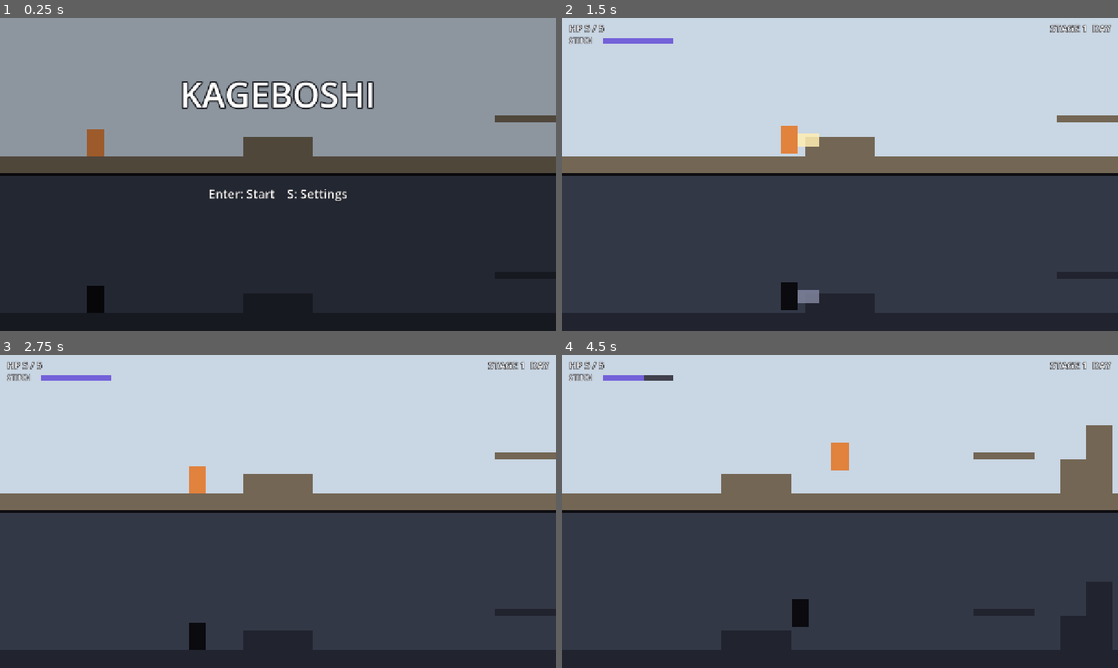
Above: before the commit, frames 1-4 (two rows, left to right).
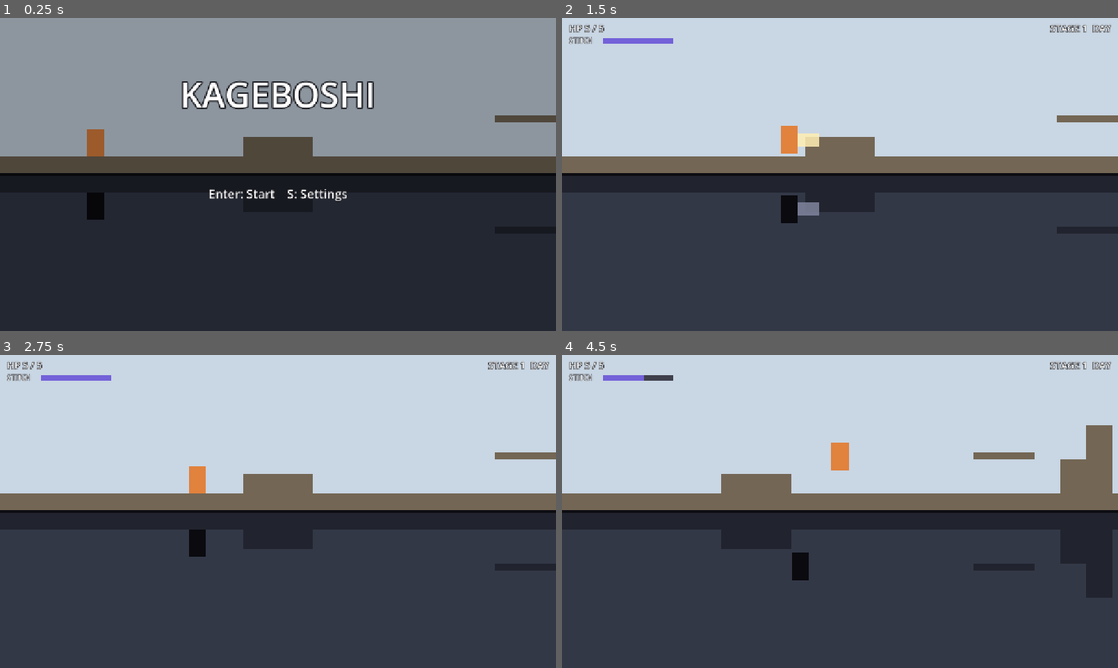
Above: after the commit, the same moments.

Repository: bannzai/kageboshi
Game: Godot game, scene res://scenes/main.tscn
Same seed, same stepped clock (60 frames per second), same inputs: the game is played once before the commit and once after it.
Inputs (mouse positions are in pixels of both pictures, inside the frame that each line leads up to):
- Up to frame 1 (0.25 s): no input
- Up to frame 2 (1.5 s): tap Enter (confirm) at 0.5 s; move the mouse to (962, 158) at 0.52 s; hold Right (move_right) from 0.53 s (still down); tap J (attack) at 0.6, 1.35 s; click (962, 158) at 0.67 s; tap Space (jump) at 0.77 s; move the mouse to (728, 190) at 1.27 s
- Up to frame 3 (2.75 s): tap Space (jump) at 1.52 s; move the mouse to (333, 442) at 2.02 s; release Right (move_right) at 2.03 s; hold Left (move_left) from 2.03 s (still down); tap Enter (confirm) at 2.1 s; tap J (attack) at 2.3 s
- Up to frame 4 (4.5 s): move the mouse to (812, 574) at 2.77 s; release Left (move_left) at 2.78 s; hold Right (move_right) 2.78-4.28 s; tap L (pin_hero) at 2.85 s; click (812, 574) at 2.92 s; tap Space (jump) at 3.02, 3.77 s; tap J (attack) at 3.05, 3.8 s; move the mouse to (1006, 558) at 3.52 s; hold K (pin_shadow) 3.53-4.28 s; move the mouse to (673, 464) at 4.27 s; hold Left (move_left) from 4.28 s (still down); tap I (pull_shadow) at 4.35 s

The runs differ from the first frame. In frame 1, 0.5% of the frame differs, in the area x 15-19%, y 55-95%; in frame 2, 14%; in frame 3, 14%; in frame 4, 16%, in the area x 0-100%, y 50-100%.

Commit message:
下の画面を仕切り線を軸に上下逆さまに描く
下の画面に描くもの (地形・反転区間の予兆・敵・影) を BottomLane にまとめ、
親の変換 (scale.y = -1、y = 3 * SCREEN_HEIGHT) で描画だけを上下反転する。
判定の座標 (影の位置・体の矩形・攻撃の範囲・敵の位置) は変えない。

integration に、影の体と下の画面の地形が画面上で上の画面と仕切り線をはさんで
上下対称に映ることの検証を足し、ノードのパスの変更に合わせる。

Diff:
--- a/scenes/main.tscn
+++ b/scenes/main.tscn
@@ -32,9 +32,6 @@
 
 [node name="TopTerrain" type="Node2D" parent="."]
 
-[node name="BottomTerrain" type="Node2D" parent="."]
-position = Vector2(0, 360)
-
 [node name="Lights" type="Node2D" parent="."]
 
 [node name="Goal" type="ColorRect" parent="."]
@@ -74,15 +71,24 @@
 mouse_filter = 2
 color = Color(0.25, 0.25, 0.3, 1)
 
-[node name="Shadow" type="Node2D" parent="."]
-
-[node name="Body" type="ColorRect" parent="Shadow"]
+[node name="BottomLane" type="Node2D" parent="."]
+
+[node name="BottomTerrain" type="Node2D" parent="BottomLane"]
+position = Vector2(0, 360)
+
+[node name="BottomLights" type="Node2D" parent="BottomLane"]
+
+[node name="Enemies" type="Node2D" parent="BottomLane"]
+
+[node name="Shadow" type="Node2D" parent="BottomLane"]
+
+[node name="Body" type="ColorRect" parent="BottomLane/Shadow"]
 offset_right = 40.0
 offset_bottom = 64.0
 mouse_filter = 2
 color = Color(0.04, 0.04, 0.06, 1)
 
-[node name="Attack" type="ColorRect" parent="Shadow"]
+[node name="Attack" type="ColorRect" parent="BottomLane/Shadow"]
 visible = false
 offset_left = 40.0
 offset_top = 16.0
@@ -91,7 +97,7 @@
 mouse_filter = 2
 color = Color(0.5, 0.52, 0.62, 0.85)
 
-[node name="Needle" type="ColorRect" parent="Shadow"]
+[node name="Needle" type="ColorRect" parent="BottomLane/Shadow"]
 visible = false
 offset_left = 18.0
 offset_top = 40.0
--- a/scripts/dev/integration.gd
+++ b/scripts/dev/integration.gd
@@ -5,7 +5,8 @@
 ## 最初の位置からゴールに着けること、ステージクリアから次のステージへ進むこと、光源をまたいだ反転区間で影の左右の
 ## 動きと攻撃の向きが逆になり、光源の高さで伸び縮みすること、影縫い・ゲージ切れ・引き寄せで上下がずれて同期に
 ## 戻ること、クリアしたステージの保存、設定画面での音量とキー割り当ての変更と保存、BGM がプレイ中の間だけ鳴って
-## ポーズ・ゲームオーバーで止まることと、攻撃・ダメージ・同期ボーナス・影縫いで効果音が鳴ることを検証する。
+## ポーズ・ゲームオーバーで止まることと、攻撃・ダメージ・同期ボーナス・影縫いで効果音が鳴ること、下の画面 (影・地形) が
+## 仕切り線をはさんで上の画面と上下対称に描かれることを検証する。
 ## 実行方法は AGENTS.md を参照。
 ## 保存データはプレイヤーのもの (user://) を書き換えないよう SAVE_TEST_PATH に書き、最後に消す。
 ## 失敗したら quit(1) で終わる。
@@ -18,6 +19,8 @@
 const StageBgm := preload("res://scripts/stage_bgm.gd")
 ## 光源の高さから影の倍率を求める計算
 const Light := preload("res://scripts/light.gd")
+## メインシーンのスクリプト (上の画面の高さ = 仕切り線の y)
+const Main := preload("res://scripts/main.gd")
 ## 主人公のスクリプト (体の大きさ)
 const Hero := preload("res://scripts/hero.gd")
 ## 敵のスクリプト (体力)
@@ -431,11 +434,11 @@
 	_check(not sync_sound.playing, "効果音: 上の画面だけに当てた時は同期ボーナスの効果音が鳴らない")
 
 	await _wait_physics_frames(20)
-	_check(not main.get_node("Shadow/Attack").visible, "攻撃: 攻撃が終われば影の攻撃も消える")
+	_check(not main.get_node("BottomLane/Shadow/Attack").visible, "攻撃: 攻撃が終われば影の攻撃も消える")
 	main.spawn_enemy(Combat.Lane.TOP, front_x, Stage.GROUND_Y, 0.0)
 	main.spawn_enemy(Combat.Lane.BOTTOM, front_x, Stage.GROUND_Y, 0.0)
 	await _press_attack()
-	_check(main.get_node("Shadow/Attack").visible, "攻撃: 同期中は影も同じ攻撃をする")
+	_check(main.get_node("BottomLane/Shadow/Attack").visible, "攻撃: 同期中は影も同じ攻撃をする")
 	_check(_living_enemy_count(main) == 0, "同期: 上下で同時に当てた攻撃 1 回で上下の敵が倒れる")
 	_check(
 		not main.get_tree().get_nodes_in_group("sync_effect").is_empty(),
@@ -502,7 +505,7 @@
 		var width: float = light["zone"] * Light.shadow_scale(light["height"])
 		var band: Rect2 = Rect2(light["x"] - width, main.SCREEN_HEIGHT, width, Stage.GROUND_Y)
 		var found: bool = false
-		for child: Node in main.get_node("Lights").get_children():
+		for child: Node in main.get_node("BottomLane/BottomLights").get_children():
 			found = found or (
 				child is ColorRect and Rect2(child.position, child.size).is_equal_approx(band)
 			)
@@ -514,7 +517,8 @@
 ## 下の画面の敵に当たる。反転区間を抜けると影が主人公の真下に戻る
 func _check_light_reversal(main: Node2D, light: Dictionary) -> void:
 	var hero: Hero = main.get_node("Hero")
-	var shadow: Node2D = main.get_node("Shadow")
+	var shadow: Node2D = main.get_node("BottomLane/Shadow")
+	var shadow_body: ColorRect = main.get_node("BottomLane/Shadow/Body")
 	var label: String = "光源 (%s の x = %d)" % [main.stage.title, int(light["x"])]
 	var scale: float = Light.shadow_scale(light["height"])
 	hero.position = Vector2(light["x"] - 80.0 - Hero.SIZE.x / 2.0, Stage.GROUND_Y - Hero.SIZE.y)
@@ -534,8 +538,16 @@
 		"%s: 影の移動量は主人公の移動量に光源の倍率を掛けた量" % label
 	)
 	_check(
-		is_equal_approx(main.get_node("Shadow/Body").size.y, Hero.SIZE.y * scale),
+		is_equal_approx(shadow_body.size.y, Hero.SIZE.y * scale),
 		"%s: 影の見た目の長さが光源の倍率の分だけ伸び縮みする" % label
+	)
+	var drawn: Rect2 = _drawn_rect(shadow_body)
+	_check(
+		(
+			is_equal_approx(drawn.position.y, _mirrored(_drawn_rect(hero.get_node("Body"))).position.y)
+			and is_equal_approx(drawn.size.y, Hero.SIZE.y * scale)
+		),
+		"%s: 伸び縮みした影も主人公の足元と仕切り線をはさんで対称な足元から下へ伸びて描かれる" % label
 	)
 	var band: Rect2 = main.shadow_reverse_range(light)
 	var shadow_center: float = shadow.position.x + Hero.SIZE.x / 2.0
@@ -548,7 +560,7 @@
 		Combat.Lane.BOTTOM, shadow.position.x - Enemy.SIZE.x - 4.0, Stage.GROUND_Y, 0.0
 	)
 	await _press_attack()
-	var attack: ColorRect = main.get_node("Shadow/Attack")
+	var attack: ColorRect = main.get_node("BottomLane/Shadow/Attack")
 	_check(attack.visible, "%s: 反転区間でも影が攻撃する" % label)
 	_check(
 		attack.global_position.x + attack.size.x <= shadow.global_position.x + POSITION_TOLERANCE,
@@ -572,14 +584,14 @@
 	)
 	_check_synced(main, label + " の反転区間を抜けた後")
 	_check(
-		main.get_node("Shadow/Body").size == Hero.SIZE,
+		shadow_body.size == Hero.SIZE,
 		"%s: 反転区間を抜けると影の見た目の長さが主人公と同じに戻る" % label
 	)
 
 
 ## 出現済みの敵をすべて消す (光源の検証で、位置を移した主人公・影に敵が触れないようにする)
 func _clear_enemies(main: Node2D) -> void:
-	for enemy: Node in main.get_node("Enemies").get_children():
+	for enemy: Node in _enemies(main):
 		enemy.queue_free()
 
 
@@ -607,8 +619,8 @@
 ## 縫い止め続けるとゲージが切れて解除される
 func _check_stitch_and_pull(main: Node2D, game_state: Node) -> void:
 	var hero: Hero = main.get_node("Hero")
-	var shadow: Node2D = main.get_node("Shadow")
-	var shadow_needle: CanvasItem = main.get_node("Shadow/Needle")
+	var shadow: Node2D = main.get_node("BottomLane/Shadow")
+	var shadow_needle: CanvasItem = main.get_node("BottomLane/Shadow/Needle")
 	var hero_needle: CanvasItem = main.get_node("Hero/Needle")
 	hero.position = hero_start
 	hero.velocity = Vector2.ZERO
@@ -744,10 +756,17 @@
 ## 倒れて消える途中のものを除いた敵の数
 func _living_enemy_count(main: Node2D) -> int:
 	var count: int = 0
-	for enemy: Node in main.get_node("Enemies").get_children():
+	for enemy: Node in _enemies(main):
 		if not enemy.is_queued_for_deletion():
 			count += 1
 	return count
+
+
+## 上の画面と下の画面の敵
+func _enemies(main: Node2D) -> Array[Node]:
+	var enemies: Array[Node] = main.get_node("Enemies").get_children()
+	enemies.append_array(main.get_node("BottomLane/Enemies").get_children())
+	return enemies
 
 
 ## 平らな地面での左右移動とジャンプ
@@ -829,7 +848,7 @@
 ## 高い地形 (壁の上) から跳んでも主人公は上の画面の上端を越えず、影は下の画面からはみ出さない
 func _check_ceiling(main: Node2D) -> void:
 	var hero: Hero = main.get_node("Hero")
-	var shadow: Node2D = main.get_node("Shadow")
+	var shadow: Node2D = main.get_node("BottomLane/Shadow")
 	hero.position = Vector2(WALL.position.x + 10.0, WALL.position.y - Hero.SIZE.y)
 	hero.velocity = Vector2.ZERO
 	await _wait_physics_frames(3)
@@ -850,31 +869,46 @@
 	)
 	_check(
 		highest_shadow > main.SCREEN_HEIGHT - POSITION_TOLERANCE,
-		"天井: 影が下の画面の上端を越えて上の画面に入らない"
-	)
-
-
-## 影は主人公から上の画面 1 つ分だけ下にいて、画面上の位置も同じ横位置・上の画面 1 つ分下にある。
-## 影の足元は下の画面の地形の上にある
+		"天井: 影が下の画面の下端を越えて画面の外に出ない"
+	)
+
+
+## 影は主人公から上の画面 1 つ分だけ下にいる (判定の座標)。画面上では影の体が主人公の真下に、主人公の体と仕切り線を
+## はさんで上下対称に映る (足元を仕切り線の側に向け、そこから下へ伸びる)
 func _check_synced(main: Node2D, label: String) -> void:
 	var hero: Node2D = main.get_node("Hero")
-	var shadow: Node2D = main.get_node("Shadow")
+	var shadow: Node2D = main.get_node("BottomLane/Shadow")
 	var offset: Vector2 = Vector2(0.0, main.SCREEN_HEIGHT)
 	_check(shadow.position == hero.position + offset, "%s: 影が主人公と同じ位置 (下の画面) にいる" % label)
-	var hero_on_screen: Vector2 = hero.get_global_transform_with_canvas().origin
-	var shadow_on_screen: Vector2 = shadow.get_global_transform_with_canvas().origin
-	_check(
-		shadow_on_screen.is_equal_approx(hero_on_screen + offset),
-		"%s: 画面上でも影が主人公の真下 (上の画面 1 つ分下) に映る" % label
-	)
+	var hero_on_screen: Rect2 = _drawn_rect(hero.get_node("Body"))
+	var shadow_on_screen: Rect2 = _drawn_rect(shadow.get_node("Body"))
+	_check(
+		shadow_on_screen.is_equal_approx(_mirrored(hero_on_screen)),
+		"%s: 画面上で影の体が主人公の体と仕切り線をはさんで上下対称に映る" % label
+	)
+	_check(
+		shadow_on_screen.position.y >= Main.SCREEN_HEIGHT,
+		"%s: 画面上で影の体が仕切り線より下に、足元から下へ伸びて映る" % label
+	)
+
+
+## control の画面上の矩形。上下反転した親の下でも、大きさが正の矩形で返す
+func _drawn_rect(control: Control) -> Rect2:
+	return control.get_global_transform_with_canvas() * Rect2(Vector2.ZERO, control.size)
+
+
+## 画面上の矩形 rect を仕切り線 (y = Main.SCREEN_HEIGHT) を軸に上下反転した矩形
+func _mirrored(rect: Rect2) -> Rect2:
+	return Rect2(rect.position.x, Main.SCREEN_HEIGHT * 2.0 - rect.end.y, rect.size.x, rect.size.y)
 
 
 ## 上の画面の地形は stage の地形 (Stage.terrain()) と同じ位置・大きさで、下の画面の地形は上の画面の地形と同じ形で
-## 上の画面 1 つ分だけ下にある
+## 上の画面 1 つ分だけ下にあり (判定の座標)、画面上では上の画面の地形を仕切り線で上下反転した位置に映る
 func _check_terrain_mirrored(main: Node2D, stage: Stage) -> void:
 	var terrain: Array[Rect2] = stage.terrain()
 	var top: Array[Node] = main.get_node("TopTerrain").get_children()
-	var bottom: Array[Node] = main.get_node("BottomTerrain").get_children()
+	var bottom_terrain: Node2D = main.get_node("BottomLane/BottomTerrain")
+	var bottom: Array[Node] = bottom_terrain.get_children()
 	_check(
 		top.size() == terrain.size(), "地形 (%s): 上の画面にステージの地形の数だけ地形がある" % stage.title
 	)
@@ -888,8 +922,15 @@
 			"地形 (%s の %d 番目): 上の画面の地形がステージの地形の位置・大きさにある" % [stage.title, i]
 		)
 		_check(
-			bottom_rect.global_position == body.global_position + Vector2(0.0, main.SCREEN_HEIGHT),
+			(
+				bottom_terrain.position + bottom_rect.position
+				== body.global_position + Vector2(0.0, main.SCREEN_HEIGHT)
+			),
 			"地形 (%s の %d 番目): 下の画面の地形が上の画面の地形の真下にある" % [stage.title, i]
+		)
+		_check(
+			_drawn_rect(bottom_rect).is_equal_approx(_mirrored(_drawn_rect(top_rect))),
+			"地形 (%s の %d 番目): 下の画面の地形が上の画面の地形と仕切り線をはさんで上下対称に映る" % [stage.title, i]
 		)
 		_check(
 			bottom_rect.size == top_rect.size, "地形 (%s の %d 番目): 上下の地形が同じ大きさ" % [stage.title, i]
--- a/scripts/dev/screenshot.gd
+++ b/scripts/dev/screenshot.gd
@@ -292,7 +292,7 @@
 		quit(1)
 		return false
 	await _hold_keys([KEY_J], 1)
-	if not main.get_node("Shadow/Attack").visible:
+	if not main.get_node("BottomLane/Shadow/Attack").visible:
 		push_error("影の攻撃が表示されていない: %s" % path)
 		quit(1)
 		return false
@@ -305,8 +305,9 @@
 	hero.position = Vector2(center_x - Hero.SIZE.x / 2.0, Stage.GROUND_Y - Hero.SIZE.y)
 	hero.velocity = Vector2.ZERO
 	await _wait_physics_frames(3)
-	for enemy: Node in main.get_node("Enemies").get_children():
-		enemy.queue_free()
+	for parent: String in ["Enemies", "BottomLane/Enemies"]:
+		for enemy: Node in main.get_node(parent).get_children():
+			enemy.queue_free()
 	await _wait_physics_frames(1)
 
 
--- a/scripts/main.gd
+++ b/scripts/main.gd
@@ -1,6 +1,7 @@
 extends Node2D
 ## 上下 2 画面の横スクロール。上の画面に主人公と地形、下の画面に影と同じ形の地形を置き、
-## 1 台のカメラで上下を同じ横スクロール量で映す。影は主人公と同じ動き・同じ攻撃をし、光源をまたいだ先の反転区間でだけ
+## 1 台のカメラで上下を同じ横スクロール量で映す。下の画面は仕切り線を軸に上下逆さまに描き、主人公と影が足元を
+## 向かい合わせる (bottom_lane)。影は主人公と同じ動き・同じ攻撃をし、光源をまたいだ先の反転区間でだけ
 ## 左右の動きが逆になり、光源の高さで伸び縮みする (scripts/light.gd)。
 ## 影縫いで影か主人公を縫い止めると上下の位置がずれ、引き寄せで同期に戻る (scripts/shadow_stitch.gd)。
 ## 敵は上下どちらの画面にも出て、主人公・影のどちらが触れても共有の体力 (GameState) が減る。
@@ -33,8 +34,8 @@
 ## 敵のシーン
 const ENEMY_SCENE: PackedScene = preload("res://scenes/enemy.tscn")
 
-## 上の画面 1 つ分の高さ。project.godot の viewport (1280x720) を上下に 2 等分した値。
-## 下の画面の影・地形・敵は、上の画面のものからこの分だけ下にずらして置く
+## 上の画面 1 つ分の高さ。project.godot の viewport (1280x720) を上下に 2 等分した値で、仕切り線の y でもある。
+## 下の画面の影・地形・敵の判定の座標は、上の画面のものからこの分だけ下にずらした値 (描画の座標は bottom_lane)
 const SCREEN_HEIGHT: float = 360.0
 ## 画面の幅。project.godot の viewport の幅と同じ値
 const SCREEN_WIDTH: float = 1280.0
@@ -111,14 +112,20 @@
 @onready var save_data: SaveDataScript = get_node("/root/SaveData")
 ## 上の画面の主人公
 @onready var hero: Hero = $Hero
+## 下の画面に描くもの (地形・反転区間の予兆・敵・影) の親。子の位置は判定の座標 (上の画面の座標から SCREEN_HEIGHT
+## だけ下) のまま置き、この親の変換 (_ready() で y を反転して 3 * SCREEN_HEIGHT だけ下へ動かす) で描画の座標へ写す。
+## 判定の y が SCREEN_HEIGHT + h (上の画面の y = h) のものは描画の y = 2 * SCREEN_HEIGHT - h に描かれ、上の画面を
+## 仕切り線 (y = SCREEN_HEIGHT) で上下反転した位置になる (主人公の足元の y = 320 と影の足元の描画の y = 400 が
+## 仕切り線をはさんで向かい合う)。x は反転しない
+@onready var bottom_lane: Node2D = $BottomLane
 ## 下の画面の影。位置は _sync_shadow() で主人公とずれから導く
-@onready var shadow: Node2D = $Shadow
+@onready var shadow: Node2D = $BottomLane/Shadow
 ## 影の体の見た目。高さは光源の倍率で伸び縮みする
-@onready var shadow_body: ColorRect = $Shadow/Body
+@onready var shadow_body: ColorRect = $BottomLane/Shadow/Body
 ## 影の攻撃の見た目。主人公の攻撃から導く
-@onready var shadow_attack: ColorRect = $Shadow/Attack
+@onready var shadow_attack: ColorRect = $BottomLane/Shadow/Attack
 ## 影を縫い止めている間に影の足元に刺す針の見た目
-@onready var shadow_needle: ColorRect = $Shadow/Needle
+@onready var shadow_needle: ColorRect = $BottomLane/Shadow/Needle
 ## 主人公を縫い止めている間に主人公の足元に刺す針の見た目
 @onready var hero_needle: ColorRect = $Hero/Needle
 ## 上下の画面を同じスクロール量で映すカメラ
@@ -126,11 +133,13 @@
 ## 上の画面の地形 (当たり判定と見た目) を入れる親
 @onready var top_terrain: Node2D = $TopTerrain
 ## 下の画面の地形 (見た目だけ) を入れる親。上の画面 1 つ分下にずらしてある
-@onready var bottom_terrain: Node2D = $BottomTerrain
-## 光源と反転区間の予兆 (見た目だけ) を入れる親
+@onready var bottom_terrain: Node2D = $BottomLane/BottomTerrain
+## 上の画面の光源と反転区間を照らす光 (見た目だけ) を入れる親
 @onready var lights: Node2D = $Lights
-## 上下の画面の敵を入れる親
-@onready var enemies: Node2D = $Enemies
+## 下の画面の反転区間の予兆 (見た目だけ) を入れる親
+@onready var bottom_lights: Node2D = $BottomLane/BottomLights
+## 敵を入れる親。Combat.Lane で引く (上の画面の敵は Enemies、下の画面の敵は BottomLane/Enemies)
+@onready var lane_enemies: Array[Node2D] = [$Enemies as Node2D, $BottomLane/Enemies as Node2D]
 ## 上下の画面の仕切り線に重ねる光。同期ボーナスの時だけ不透明にしてから消す
 @onready var sync_flash: ColorRect = $Overlay/SyncFlash
 ## 体力の表示
@@ -183,6 +192,9 @@
 	goal.position = stage.goal().position
 	goal.size = stage.goal().size
 	goal.color = GOAL_COLOR
+	bottom_lane.transform = Transform2D(
+		0.0, Vector2(1.0, -1.0), 0.0, Vector2(0.0, SCREEN_HEIGHT * 3.0)
+	)
 	camera.make_current()
 	_build_terrain()
 	_build_lights()
@@ -244,7 +256,7 @@
 	if lane == Combat.Lane.BOTTOM:
 		at.y += SCREEN_HEIGHT
 	enemy.setup(lane, at, patrol)
-	enemies.add_child(enemy)
+	lane_enemies[lane].add_child(enemy)
 	return enemy
 
 
@@ -298,7 +310,7 @@
 		lights.add_child(_terrain_rect(Rect2(x - 3.0, lamp_y, 6.0, light["height"]), LAMP_POST_COLOR))
 		lights.add_child(_terrain_rect(Rect2(x - 10.0, lamp_y - 12.0, 20.0, 14.0), LAMP_LIGHT_COLOR))
 		var band: Rect2 = shadow_reverse_range(light)
-		lights.add_child(_terrain_rect(band, REVERSE_ZONE_COLOR))
+		bottom_lights.add_child(_terrain_rect(band, REVERSE_ZONE_COLOR))
 		var arrow_y: float = band.get_center().y
 		var arrow_x: float = band.position.x + REVERSE_ARROW_SPACING / 2.0
 		while arrow_x < band.end.x:
@@ -311,7 +323,7 @@
 				]
 			)
 			arrow.color = LAMP_LIGHT_COLOR
-			lights.add_child(arrow)
+			bottom_lights.add_child(arrow)
 			arrow_x += REVERSE_ARROW_SPACING
 
 
@@ -393,9 +405,10 @@
 ## 倒れて消える途中のものを除いた敵
 func _living_enemies() -> Array[Enemy]:
 	var living: Array[Enemy] = []
-	for enemy: Enemy in enemies.get_children():
-		if not enemy.is_queued_for_deletion():
-			living.append(enemy)
+	for parent: Node2D in lane_enemies:
+		for enemy: Enemy in parent.get_children():
+			if not enemy.is_queued_for_deletion():
+				living.append(enemy)
 	return living
 
 
